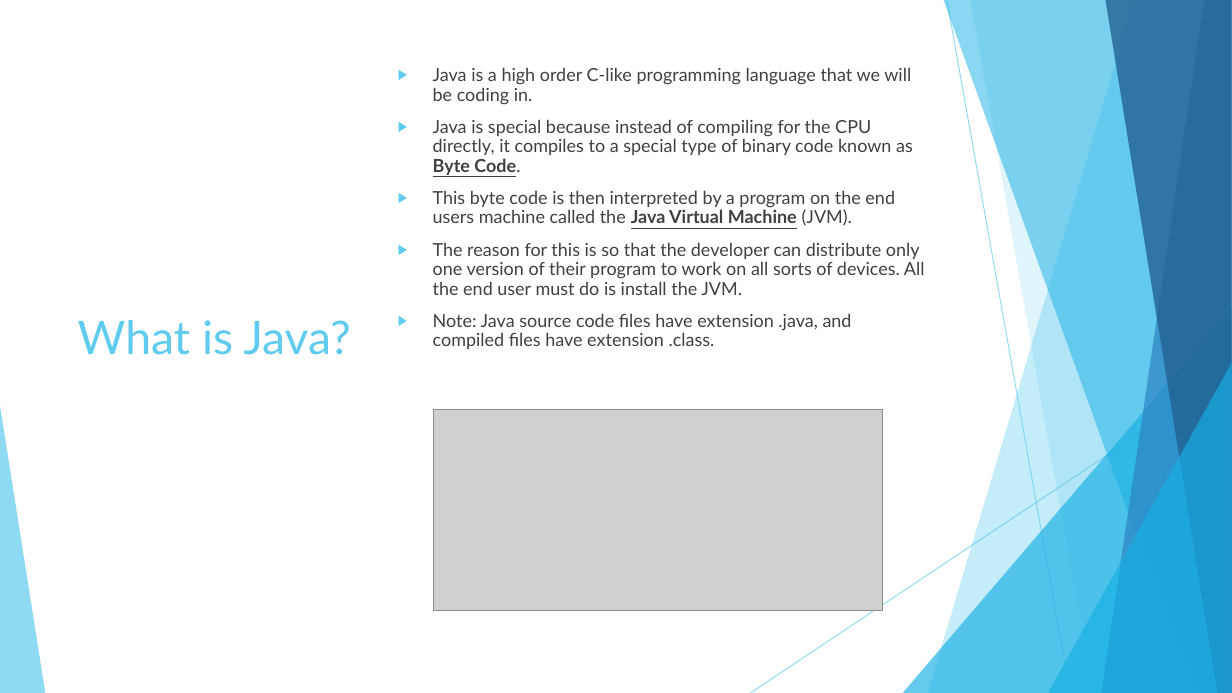
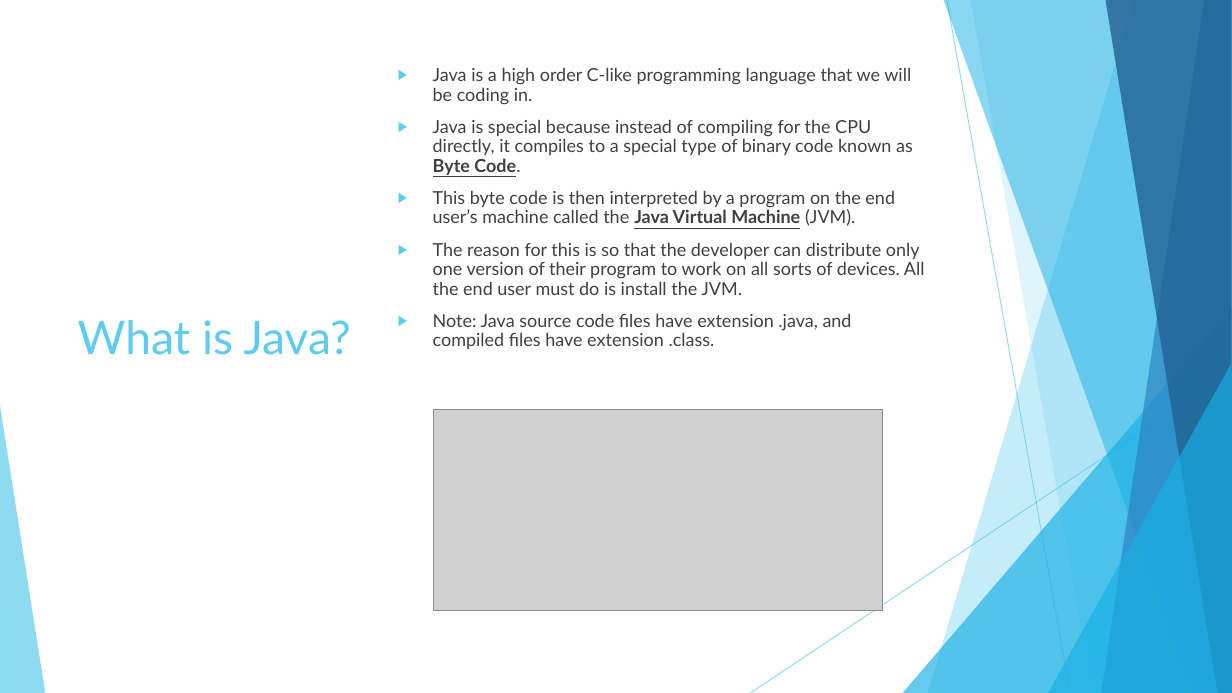
Before and after one commit to JoseRivas1998/Java-Game-Development-For-Absolute-Beginners, a slide deck: slide 5 of Slides/Lesson1.1.pptx. Drawn at 1232x693 pixels with LibreOffice and Linux fonts; fonts in the diff are those of the drawing; grey boxes stand for pictures. Boxes give left, top, right and bottom in pixels: in the first picture for what was removed or moved away, otherwise in the second. Text is boxed around its words. In the diff, an @@ line names an element or a change of style, - is before the commit and + after.

```diff
--- a/Slides/Lesson1.1.pptx
+++ b/Slides/Lesson1.1.pptx
@@ text at [433,190,895,226]: text changed @@
-▶ This byte code is then interpreted by a program on the end users machine called the Java Virtual Machine (JVM).
+▶ This byte code is then interpreted by a program on the end user’s machine called the Java Virtual Machine (JVM).
```
Also in this commit, not shown: 1 other slide changed, 3 other files.
